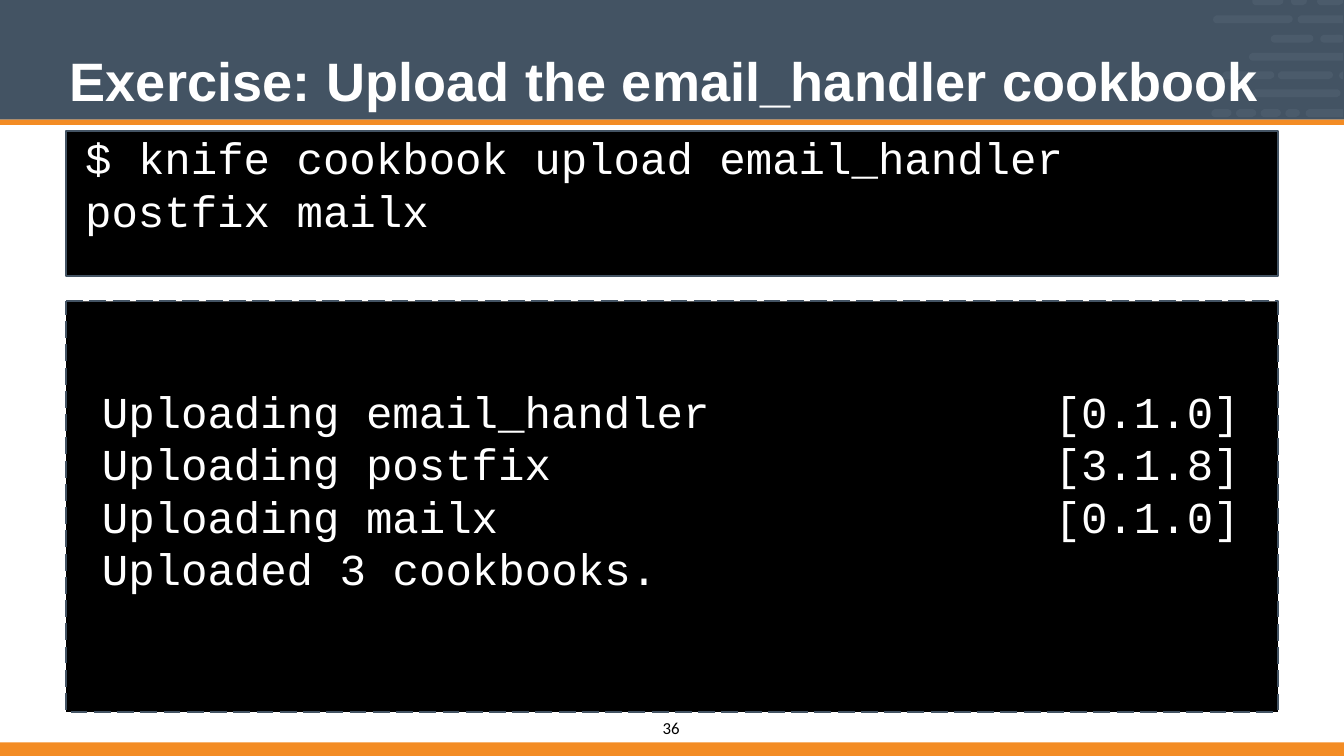
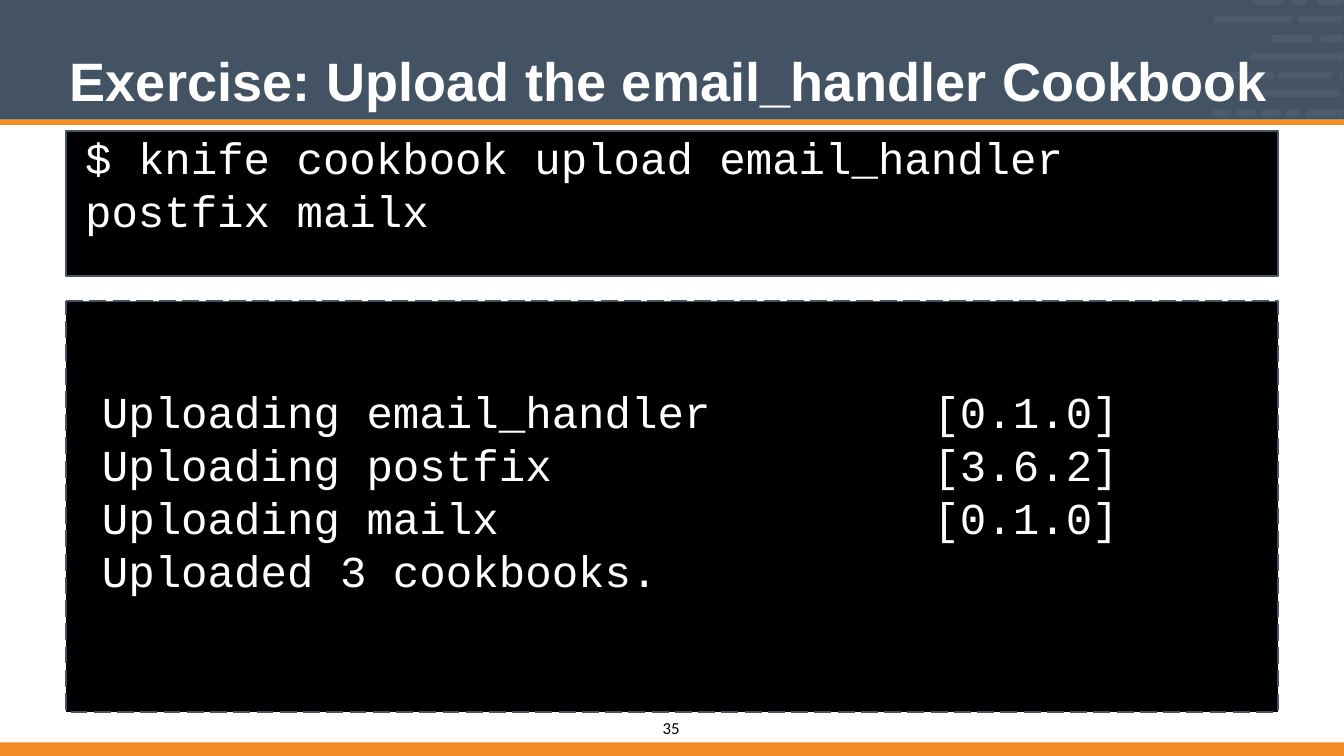
Before and after one commit to vinyar/chef-intermediate, a slide deck: slide 35 of Modules/08-Chef_Intermediate.pptx (slide 36 before the commit). Drawn at 1344x756 pixels with LibreOffice and Linux fonts; fonts in the diff are those of the drawing. Boxes give left, top, right and bottom in pixels: in the first picture for what was removed or moved away, otherwise in the second. Text is boxed around its words. In the diff, an @@ line names an element or a change of style, - is before the commit and + after.

```diff
--- a/Modules/08-Chef_Intermediate.pptx
+++ b/Modules/08-Chef_Intermediate.pptx
@@ title at <box>69,62,1267,111</box>: text changed @@
-Exercise: Upload the email_handler cookbook
+Exercise: Upload the email_handler Cookbook
@@ text at <box>102,397,1118,543</box>: text changed @@
-Uploading email_handler Uploading postfix Uploading mailx Uploaded 3 cookbooks.
+Uploading email_handler [0.1.0]
+Uploading postfix [3.6.2]
+Uploading mailx [0.1.0]
+Uploaded 3 cookbooks.
@@ text removed at <box>1055,397,1240,542</box> @@
-[0.1.0]
-[3.1.8]
-[0.1.0]
@@ page number at <box>663,723,680,734</box>: text changed @@
-36
+35
```
Also in this commit, not shown: 29 other slides changed, 1 slide removed.
